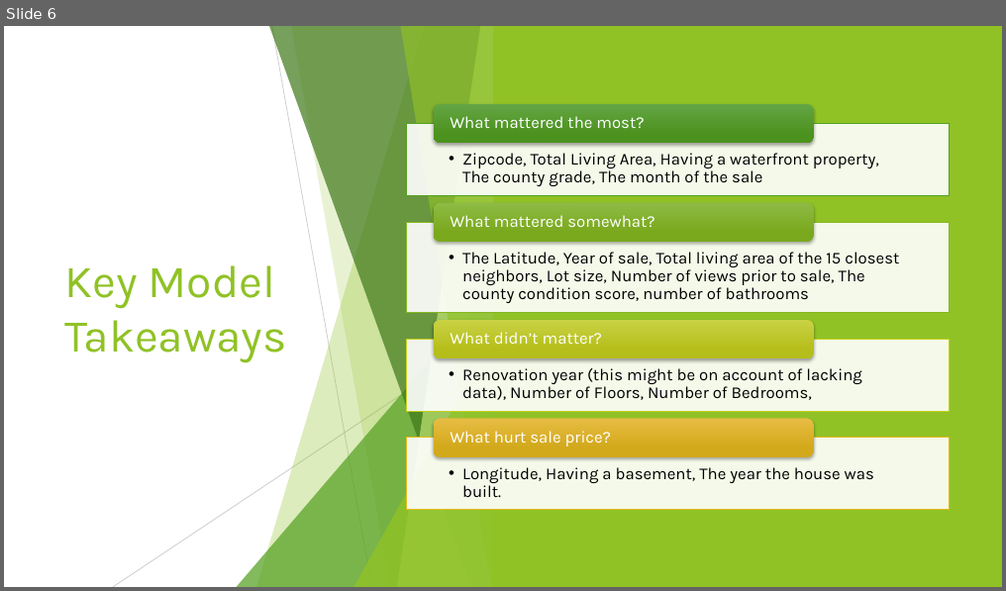
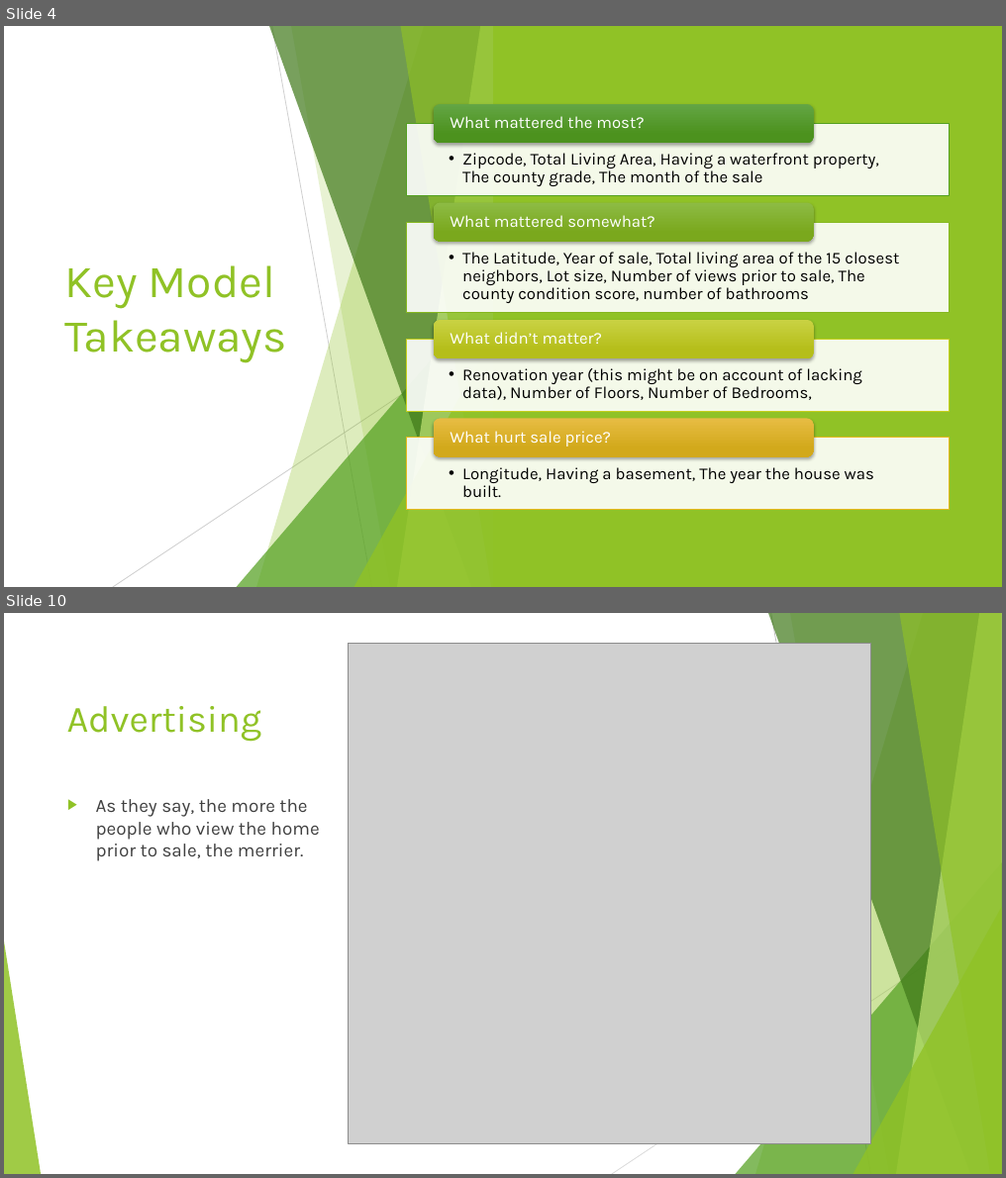
Before and after one commit to minthammock/dsc-mod-2-project-v2-1-onl01-dtsc-pt-041320, a slide deck: Non-Technical.pptx. Shown one above the other, each under a label of ours: slide 6 before the commit, slides 4 and 10 after it; the slides between them are not shown. The pictures are 1006x591 and 1006x1178 pixels, drawn with LibreOffice and Linux fonts; fonts in the diff are those of the drawing; grey boxes stand for pictures. Boxes give left, top, right and bottom in pixels: in the first picture for what was removed or moved away, otherwise in the second. Text is boxed around its words. In the diff, an @@ line names an element or a change of style, - is before the commit and + after.

```diff
--- a/Non-Technical.pptx
+++ b/Non-Technical.pptx
@@ slide 10 added at bbox=[4, 613, 1002, 1174], background #FFFFFF; not listed: 10 template elements that a slide beside it also shows @@
@@ picture added at bbox=[349, 643, 871, 1145] @@
@@ title added at bbox=[67, 706, 262, 741], 36 pt, text #90C226 @@
+Advertising
@@ text added at bbox=[96, 799, 320, 861], 18 pt, text #404040 @@
+▶ As they say, the more the people who view the home prior to sale, the merrier.
@@ what was slide 6 is now slide 4 @@
```
Also in this commit, not shown: 4 slides changed, 4 other slides added, 6 slides removed, 2 other files.
